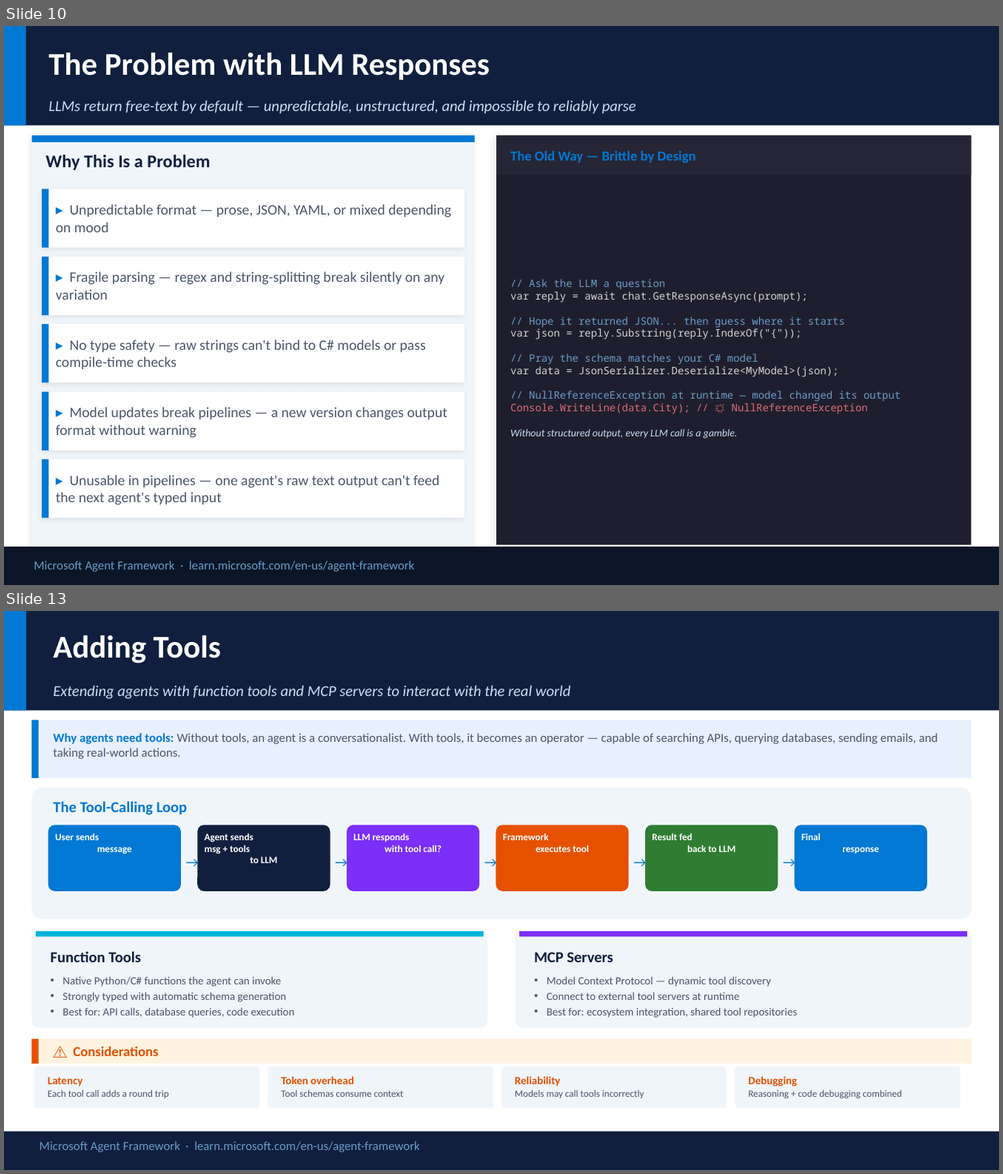
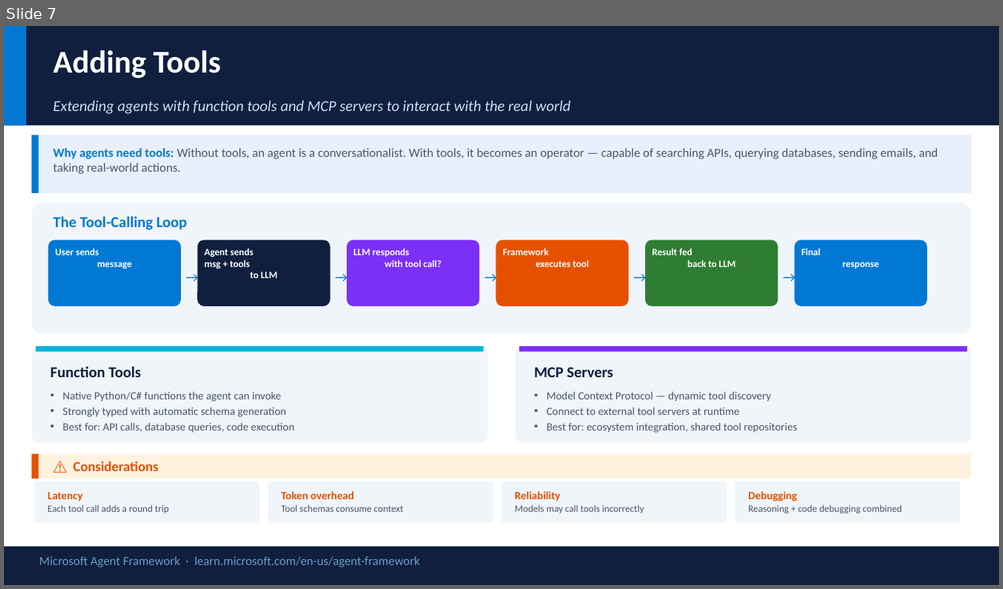
Before and after one commit to satyasyamnn/learning_agent_framework, a slide deck: Microsoft Agent Framework.pptx. Shown one above the other, each under a label of ours: slides 10 and 13 before the commit, slide 7 after it; the slides between them are not shown. The pictures are 1003x1174 and 1003x589 pixels, drawn with LibreOffice and Linux fonts; fonts in the diff are those of the drawing. Boxes give left, top, right and bottom in pixels: in the first picture for what was removed or moved away, otherwise in the second. Text is boxed around its words. In the diff, an @@ line names an element or a change of style, - is before the commit and + after.

```diff
--- a/Microsoft Agent Framework.pptx
+++ b/Microsoft Agent Framework.pptx
@@ slide 10 removed at (x1=4, y1=26, x2=999, y2=585), background #FFFFFF @@
@@ rectangle removed at (x1=4, y1=26, x2=999, y2=125) @@
@@ rectangle removed at (x1=4, y1=26, x2=25, y2=125) @@
@@ text removed at (x1=48, y1=53, x2=489, y2=80) @@
-The Problem with LLM Responses
@@ text removed at (x1=48, y1=100, x2=636, y2=114) @@
-LLMs return free-text by default — unpredictable, unstructured, and impossible to reliably parse
@@ rectangle removed at (x1=31, y1=136, x2=474, y2=545) @@
@@ rectangle removed at (x1=31, y1=136, x2=474, y2=142) @@
@@ rectangle removed at (x1=496, y1=136, x2=971, y2=545) @@
@@ rectangle removed at (x1=496, y1=136, x2=971, y2=175) @@
@@ text removed at (x1=45, y1=155, x2=210, y2=170) @@
-Why This Is a Problem
@@ text removed at (x1=510, y1=151, x2=696, y2=163) @@
-The Old Way — Brittle by Design
@@ rectangle removed at (x1=42, y1=190, x2=465, y2=248) @@
@@ rectangle removed at (x1=42, y1=190, x2=48, y2=248) @@
@@ text removed at (x1=56, y1=204, x2=451, y2=232) @@
-▸ Unpredictable format — prose, JSON, YAML, or mixed depending on mood
@@ rectangle removed at (x1=42, y1=257, x2=465, y2=315) @@
@@ rectangle removed at (x1=42, y1=257, x2=48, y2=315) @@
@@ text removed at (x1=56, y1=272, x2=444, y2=300) @@
-▸ Fragile parsing — regex and string-splitting break silently on any variation
@@ text removed at (x1=510, y1=279, x2=900, y2=439) @@
-// Ask the LLM a question
-var reply = await chat.GetResponseAsync(prompt);
-// Hope it returned JSON... then guess where it starts
-var json = reply.Substring(reply.IndexOf("{"));
-// Pray the schema matches your C# model
-var data = JsonSerializer.Deserialize<MyModel>(json);
-// NullReferenceException at runtime — model changed its output
-Console.WriteLine(data.City); // 💥 NullReferenceException
-Without structured output, every LLM call is a gamble.
@@ rectangle removed at (x1=42, y1=324, x2=465, y2=383) @@
@@ rectangle removed at (x1=42, y1=324, x2=48, y2=383) @@
@@ text removed at (x1=56, y1=340, x2=426, y2=369) @@
-▸ No type safety — raw strings can't bind to C# models or pass compile-time checks
@@ rectangle removed at (x1=42, y1=392, x2=465, y2=452) @@
@@ rectangle removed at (x1=42, y1=392, x2=48, y2=452) @@
@@ text removed at (x1=56, y1=407, x2=447, y2=438) @@
-▸ Model updates break pipelines — a new version changes output format without warning
@@ rectangle removed at (x1=42, y1=460, x2=465, y2=518) @@
@@ rectangle removed at (x1=42, y1=460, x2=48, y2=518) @@
@@ text removed at (x1=56, y1=475, x2=439, y2=506) @@
-▸ Unusable in pipelines — one agent's raw text output can't feed the next agent's typed input
@@ rectangle removed at (x1=4, y1=548, x2=999, y2=585) @@
@@ text removed at (x1=34, y1=561, x2=414, y2=572) @@
-Microsoft Agent Framework · learn.microsoft.com/en-us/agent-framework
@@ what was slide 13 is now slide 7 @@
```
Also in this commit, not shown: 4 slides changed, 6 other slides removed, 2 other files.
